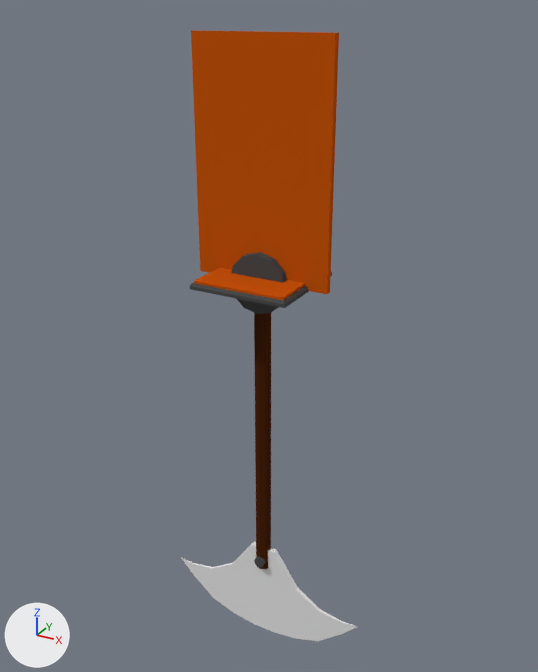
Renders of the Blender file 3DGameAssets/Objects.blend from each side of a commit.
The view is the same before and after, from a 50 mm camera at (2.39, -4.26, 1.73) aimed at (-0.03, 0.14, -0.47). Arrows for +X, +Y and +Z are at lower left; the lights stay in place.

Script lines for the objects in view, before the commit:
```python
me_cube = bpy.data.meshes.new('Cube')
me_cube.from_pydata(...)  # 20 vertices, 16 faces; spans x -0.361..0.361, y -0.361..0.361, z -0.007..0.051
# faces by material slot: [10, 6]
me_cube.materials.append(mat_material)  # dark grey #4c4c4c
me_cube.materials.append(mat_material_003)  # orange #c6540c
me_cube_003 = bpy.data.meshes.new('Cube.003')
me_cube_003.from_pydata(...)  # a box spanning x -0.5..0.5, y -0.02..0.02, z 0.0..1.6
me_cube_003.materials.append(mat_material_003)  # orange #c6540c
me_cube_007 = bpy.data.meshes.new('Cube.007')
me_cube_007.from_pydata(...)  # 82 vertices, 61 faces; spans x -0.85..0.85, y -0.08..0.08, z -3.16..0.22
# faces by material slot: [24, 27, 10]
me_cube_007.materials.append(mat_material)  # dark grey #4c4c4c
me_cube_007.materials.append(mat_material_004)  # white #e7e7e7
me_cube_007.materials.append(mat_material_005)  # brown #4a230e
ob_cube_002 = bpy.data.objects.new('Cube.002', me_cube)
ob_cube_002.location = (0.0, 0.0, 0.0)
ob_cube_003 = bpy.data.objects.new('Cube.003', me_cube_003)
ob_cube_003.location = (0.0, 0.0, 0.0)
ob_cube_010 = bpy.data.objects.new('Cube.010', me_cube_007)
ob_cube_010.location = (0.0, 0.0, 0.0)
```
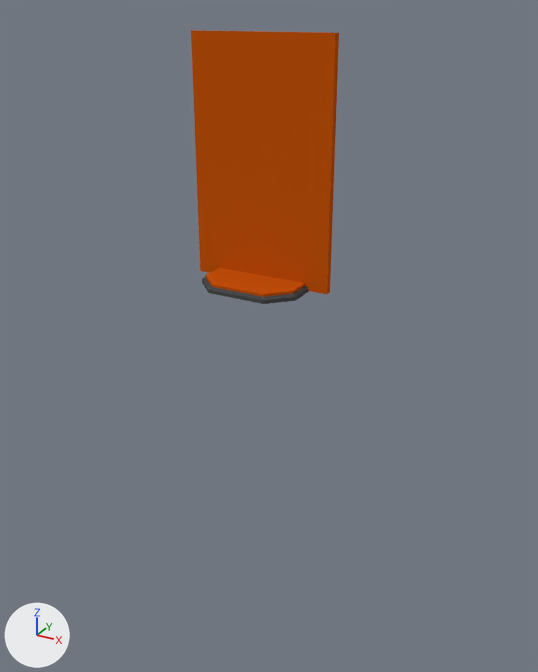
What differs and where, as boxes (x1, y1, x2, y2) in the pictures (538 x 672 px):
'Cube.010', hidden
    before: (181, 252, 358, 641)
'Cube.002', reshaped
    before: (190, 268, 332, 308)
    after: (202, 268, 309, 304)
part 1 of me_cube, rebuilt
    before: (190, 272, 332, 308)
    after: (202, 276, 309, 304)
part 2 of me_cube, rebuilt (11% narrower, 9% shorter)
    before: (194, 268, 305, 300)
    after: (206, 268, 305, 297)

The edits, one by one:
me_cube is used by ob_cube_002; location (0.0, 0.0, 0.0).
me_cube had 20 vertices, 16 faces and spanned x -0.361..0.361, y -0.361..0.361, z -0.007..0.051.
me_cube now has 40 vertices, 28 faces and spans x -0.361..0.361, y -0.361..0.361, z -0.007..0.051.
me_cube part 1: the loose piece of 12 vertices spanning x -0.361..0.361, y -0.361..0.361, z -0.007..0.032 is rebuilt with 24 vertices and now spans x -0.361..0.361, y -0.361..0.361, z -0.007..0.032.
me_cube part 2: the loose piece of 8 vertices spanning x -0.338..0.338, y -0.338..0.338, z 0.001..0.051 is rebuilt with 16 vertices and now spans x -0.338..0.338, y -0.338..0.338, z 0.001..0.051.
Object 'Cube.010' (ob_cube_010) is now hidden.
